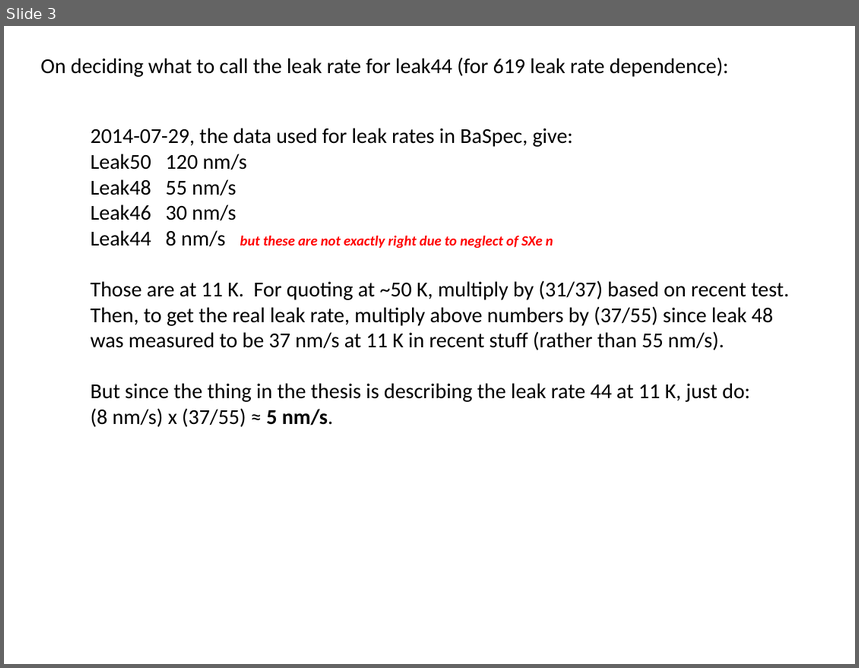
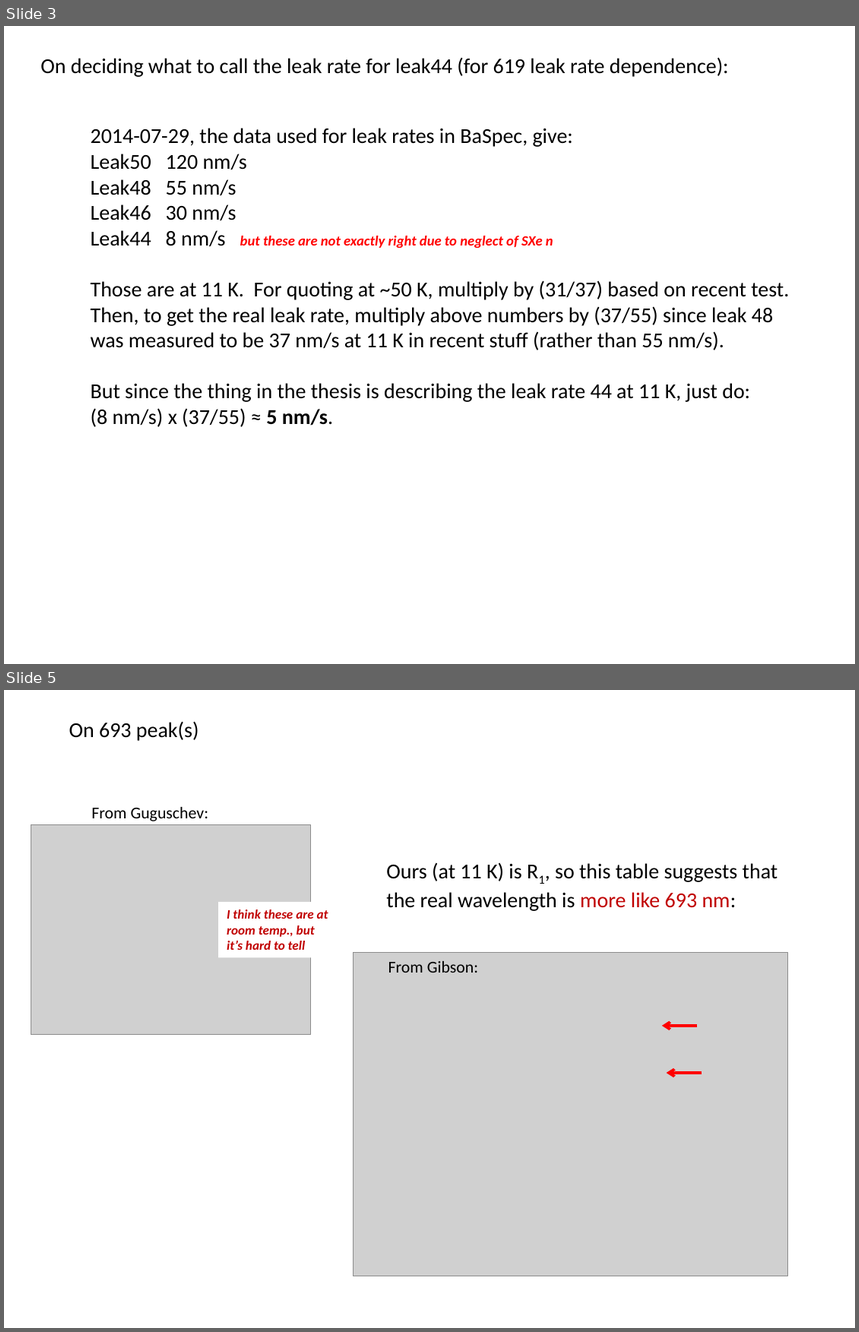
Before and after one commit to Waltmon/timthesis, a slide deck: thought_process.pptx. Shown one above the other, each under a label of ours: slide 3 before the commit, slides 3 and 5 after it; the slides between them are not shown. The pictures are 859x668 and 859x1332 pixels, drawn with LibreOffice and Linux fonts; fonts in the diff are those of the drawing; grey boxes stand for pictures. Boxes give left, top, right and bottom in pixels: in the first picture for what was removed or moved away, otherwise in the second. Text is boxed around its words. In the diff, an @@ line names an element or a change of style, - is before the commit and + after.

```diff
--- a/thought_process.pptx
+++ b/thought_process.pptx
@@ slide 5 added at box(4, 690, 855, 1328), background #FFFFFF @@
@@ text added at box(69, 721, 199, 741), 18 pt, text #000000 @@
+On 693 peak(s)
@@ picture added at box(31, 825, 310, 1035) @@
@@ text added at box(91, 807, 209, 821), 14 pt, text #000000 @@
+From Guguschev:
@@ text added at box(386, 863, 778, 911), 18 pt, text #000000 @@
+Ours (at 11 K) is R1, so this table suggests that the real wavelength is more like 693 nm:
@@ rectangle added at box(218, 902, 339, 958), fill #FFFFFF, 11 pt, text #C00000, bold, italic @@
+I think these are at room temp., but it’s hard to tell
@@ picture added at box(354, 952, 788, 1276) @@
@@ text added at box(389, 961, 478, 973), 14 pt, text #000000 @@
+From Gibson:
@@ arrow added from (698, 1026) to (662, 1026), #FF0000 2.25 pt @@
@@ arrow added from (702, 1073) to (666, 1073), #FF0000 2.25 pt @@
```
Also in this commit, not shown: 1 slide changed, 27 other files.
